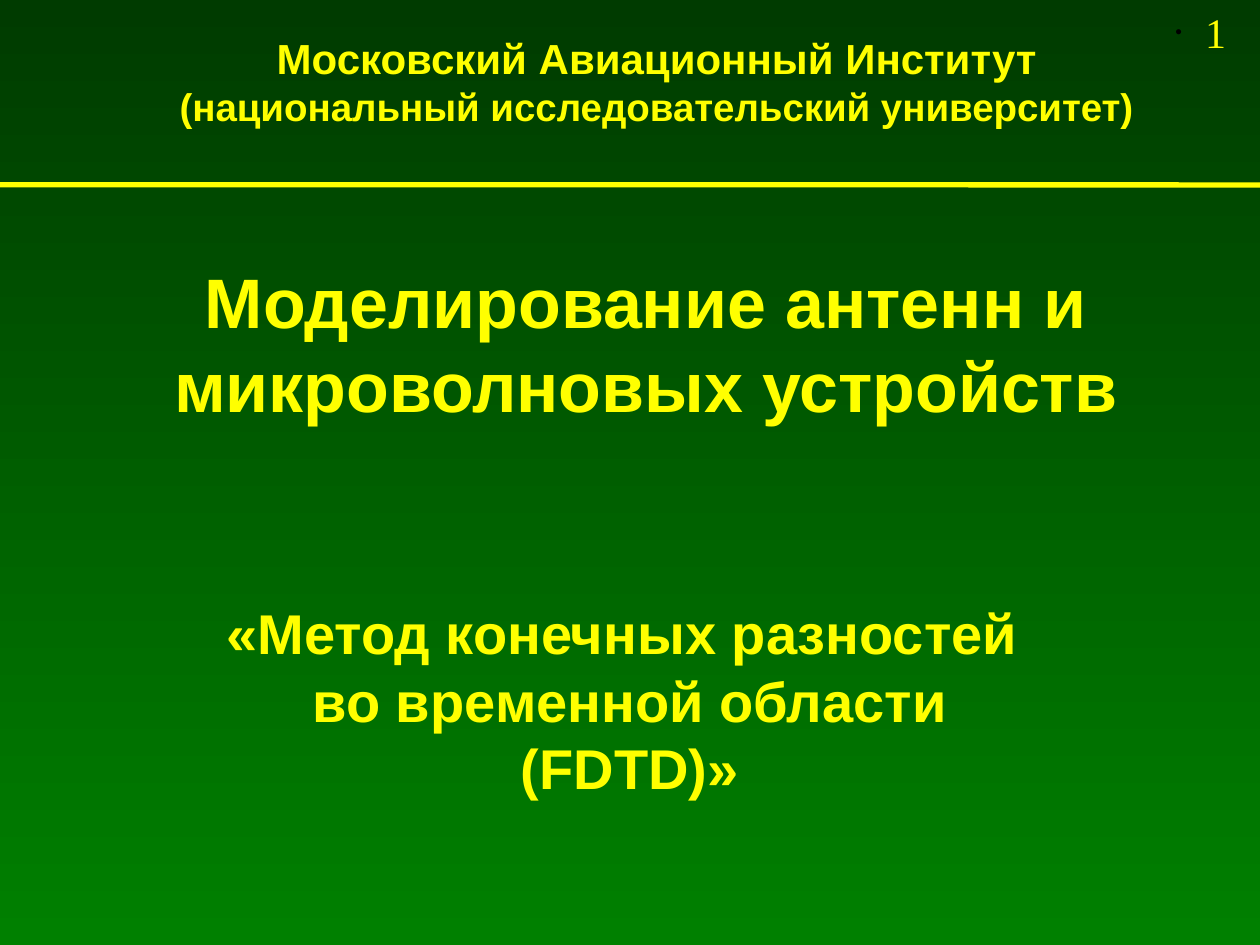
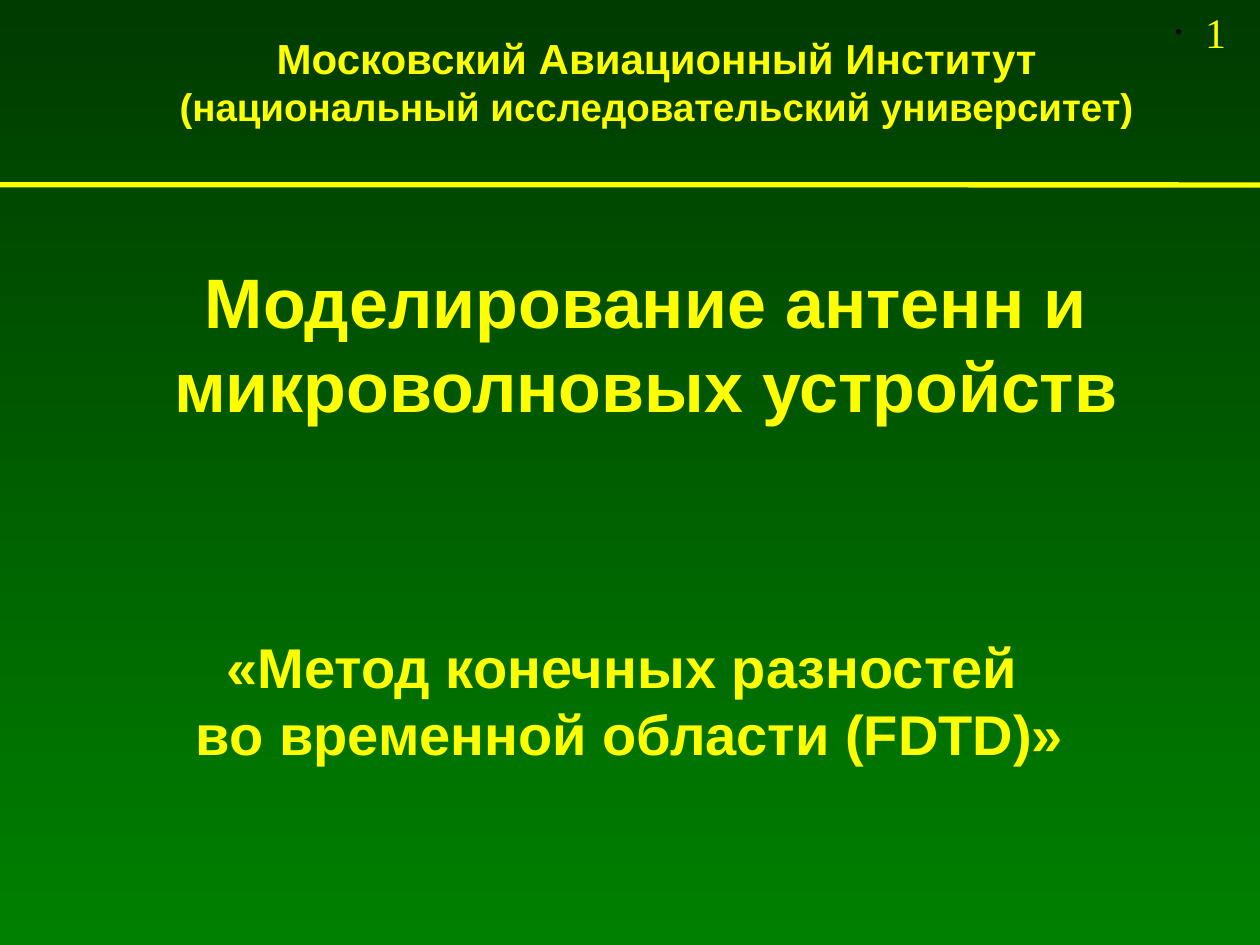
Before and after one commit to andris0147sv/modelling, a slide deck: slide 1 of presentations/2. FDTD.odp. Drawn at 1260x945 pixels with LibreOffice and Linux fonts; fonts in the diff are those of the drawing. Boxes give left, top, right and bottom in pixels: in the first picture for what was removed or moved away, otherwise in the second. Text is boxed around its words. In the diff, an @@ line names an element or a change of style, - is before the commit and + after.

```diff
--- a/presentations/2. FDTD.odp
+++ b/presentations/2. FDTD.odp
@@ text at (196,713,1063,766): text changed @@
-во временной области
-(FDTD)»
+во временной области (FDTD)»
```
Also in this commit, not shown: 9 other slides changed, 3 slides added, 1 other file.
